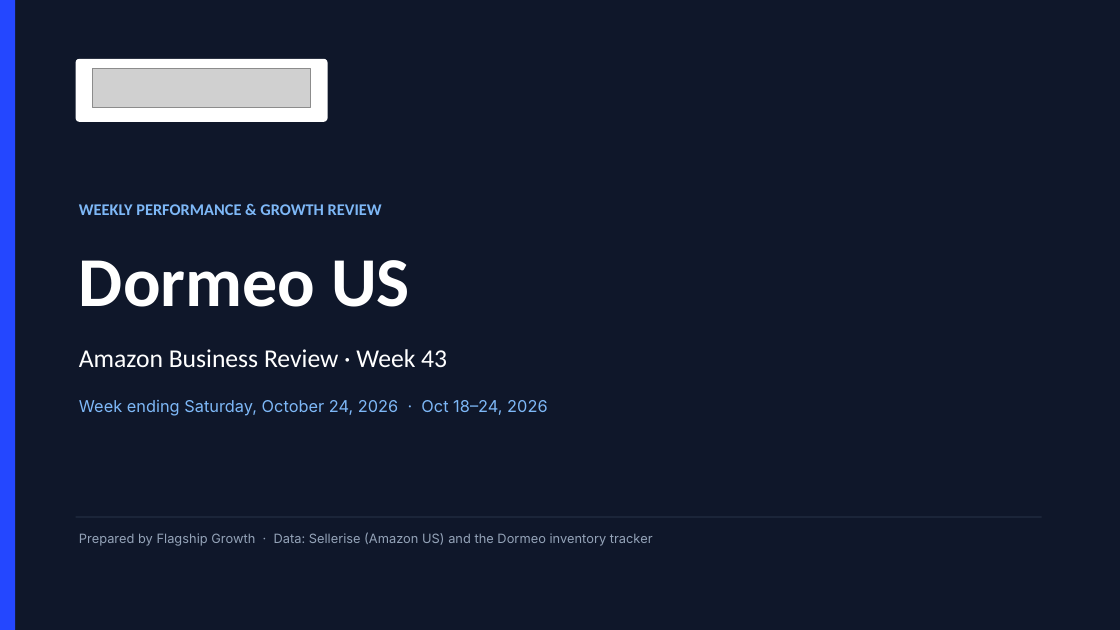
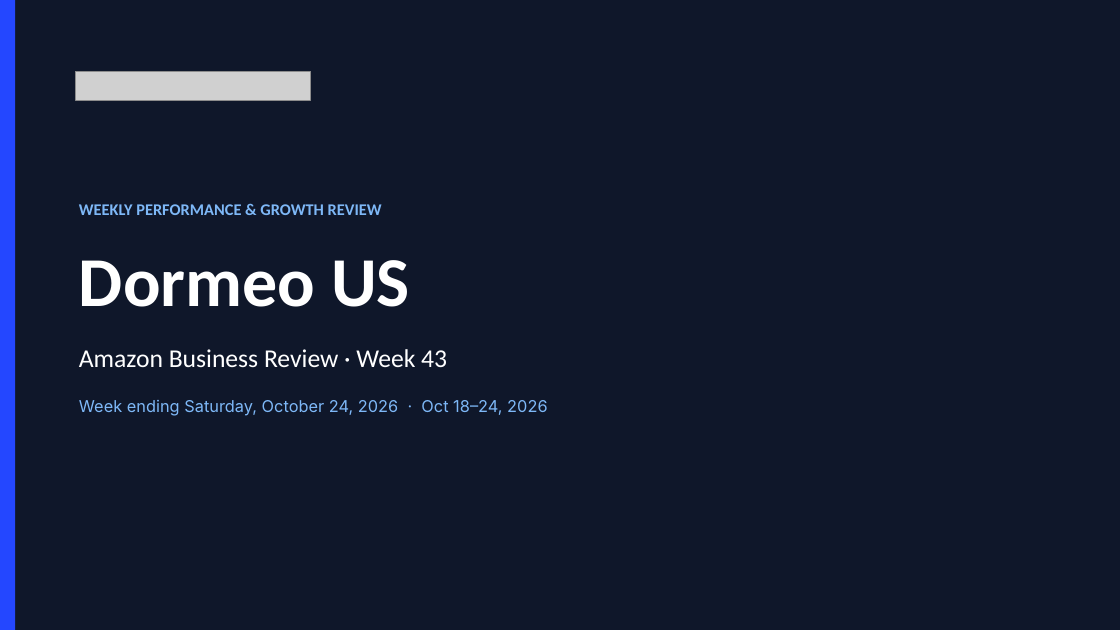
Before and after one commit to RONFSG/flagship-growth-reports, a slide deck: slide 1 of dormeo-us/deck/2026-10-24/Dormeo-US-Weekly-Business-Review-Week-43-2026-10-24.pptx. Drawn at 1120x630 pixels with LibreOffice and Linux fonts; fonts in the diff are those of the drawing; grey boxes stand for pictures. Boxes give left, top, right and bottom in pixels: in the first picture for what was removed or moved away, otherwise in the second. Text is boxed around its words. In the diff, an @@ line names an element or a change of style, - is before the commit and + after.

```diff
--- a/dormeo-us/deck/2026-10-24/Dormeo-US-Weekly-Business-Review-Week-43-2026-10-24.pptx
+++ b/dormeo-us/deck/2026-10-24/Dormeo-US-Weekly-Business-Review-Week-43-2026-10-24.pptx
@@ rounded rectangle removed at <box>76,59,328,122</box> @@
@@ picture: place and size @@
-picture at <box>92,69,311,108</box>
+picture at <box>76,71,311,100</box>
@@ rectangle removed at <box>76,517,1042,518</box> @@
@@ text removed at <box>79,532,653,546</box> @@
-Prepared by Flagship Growth · Data: Sellerise (Amazon US) and the Dormeo inventory tracker
```
Also in this commit, not shown: 3 other slides changed, 9 other files.
